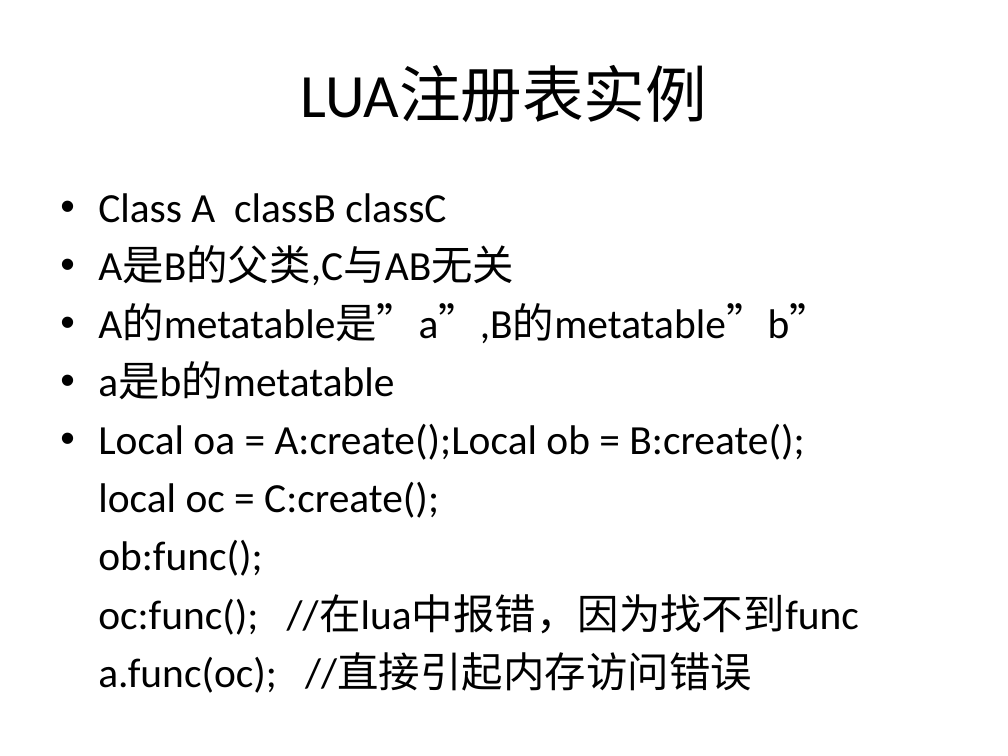
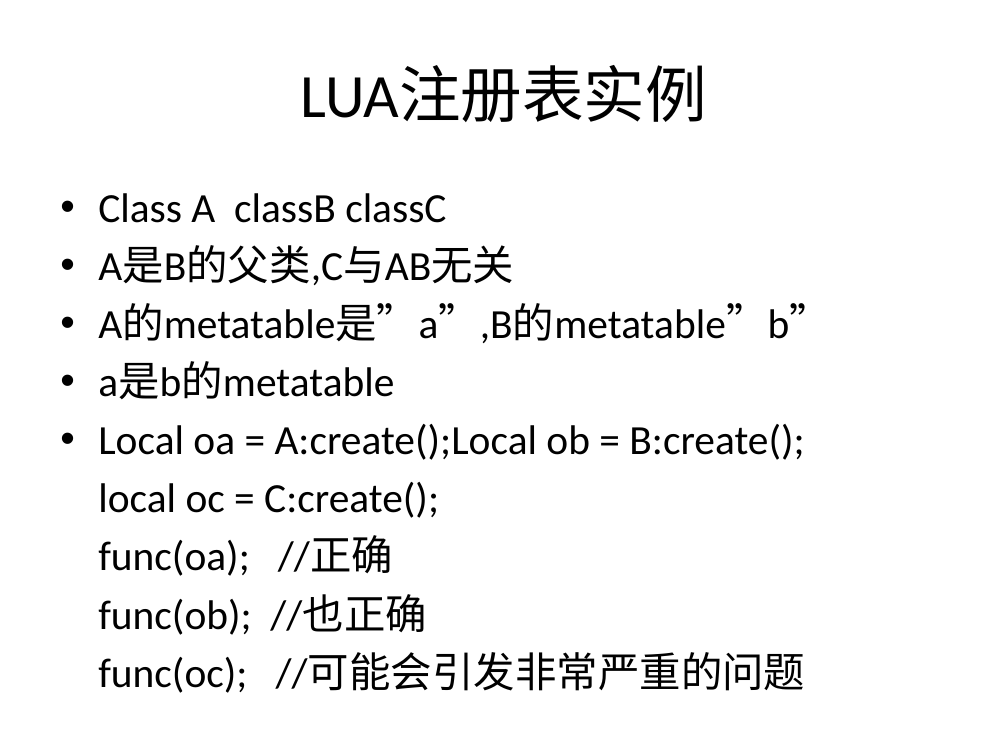
Before and after one commit to henryfung01/StreetFighter, a slide deck: slide 36 of Doc/lua1.pptx. Drawn at 1008x756 pixels with LibreOffice and Linux fonts; fonts in the diff are those of the drawing. Boxes give left, top, right and bottom in pixels: in the first picture for what was removed or moved away, otherwise in the second. Text is boxed around its words. In the diff, an @@ line names an element or a change of style, - is before the commit and + after.

```diff
--- a/Doc/lua1.pptx
+++ b/Doc/lua1.pptx
@@ text at [98, 537, 806, 693]: text changed @@
-ob:func();
-oc:func(); //在lua中报错，因为找不到func
-a.func(oc); //直接引起内存访问错误
+func(oa); //正确
+func(ob); //也正确
+func(oc); //可能会引发非常严重的问题
```
Also in this commit, not shown: 1 other slide changed, 1 slide added, 2 other files.
